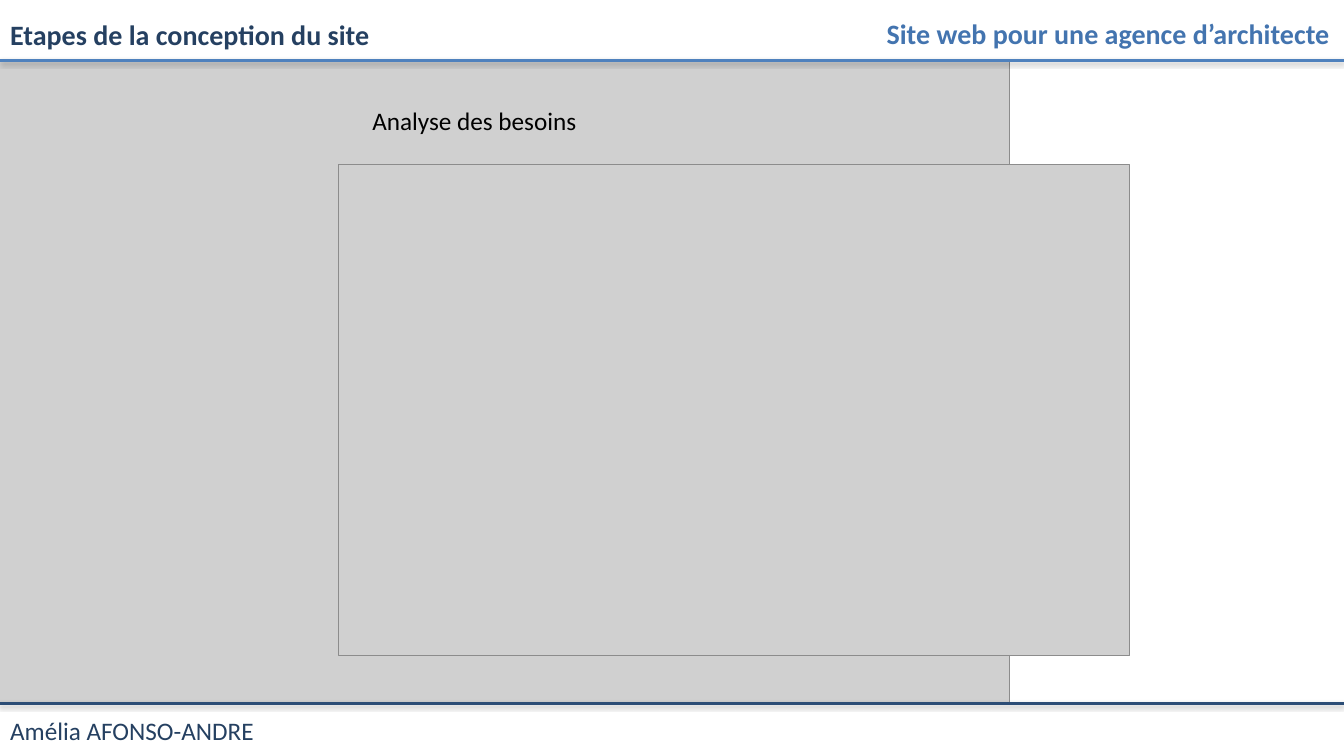
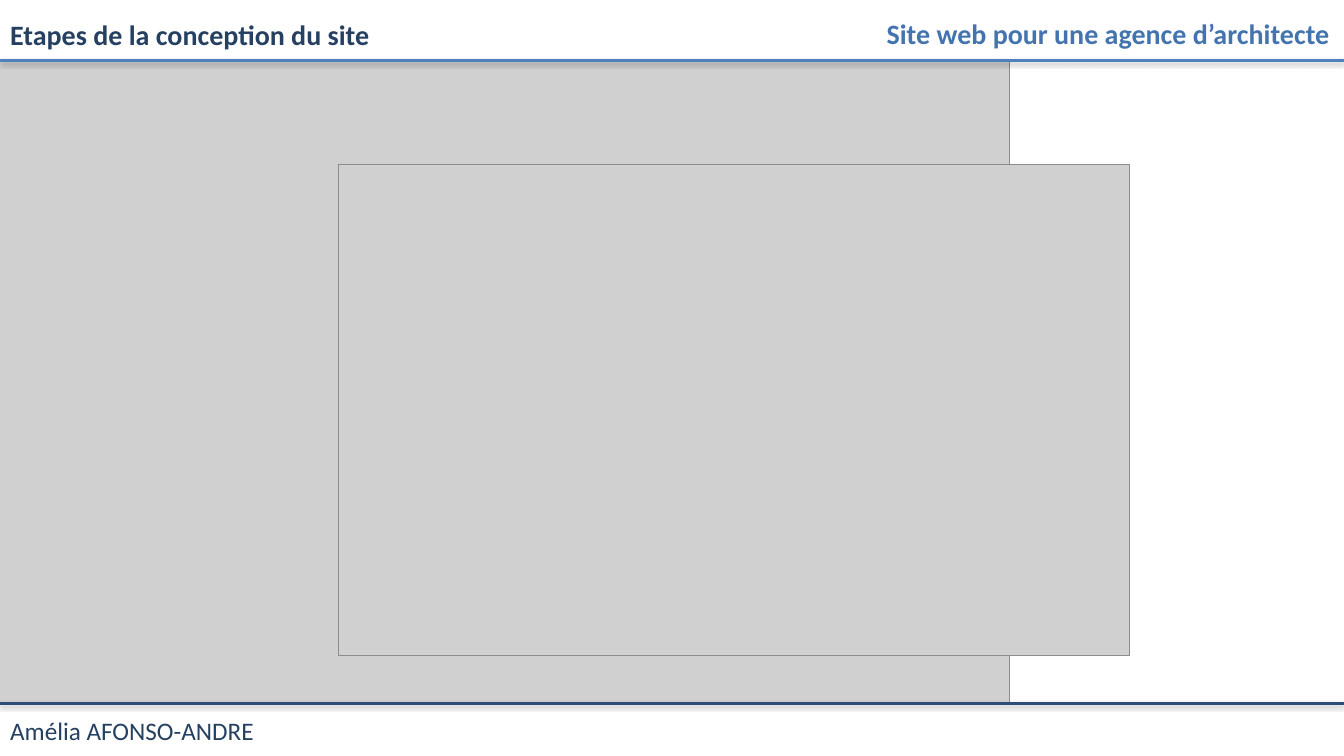
Before and after one commit to amelia-aa/projet_archi, a slide deck: slide 2 of Doc/Présentation_projet.pptx. Drawn at 1344x756 pixels with LibreOffice and Linux fonts; fonts in the diff are those of the drawing; grey boxes stand for pictures. Boxes give left, top, right and bottom in pixels: in the first picture for what was removed or moved away, otherwise in the second. Text is boxed around its words. In the diff, an @@ line names an element or a change of style, - is before the commit and + after.

```diff
--- a/Doc/Présentation_projet.pptx
+++ b/Doc/Présentation_projet.pptx
@@ text removed at bbox=[372, 112, 576, 134] @@
-Analyse des besoins
```
Also in this commit, not shown: 5 other slides changed, 16 other files.
